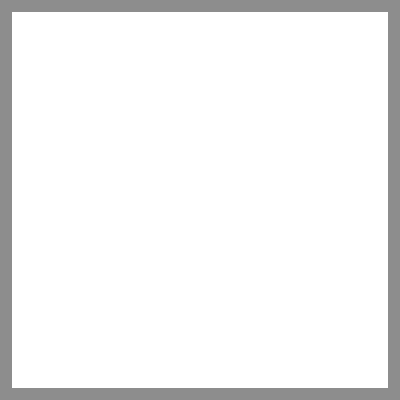
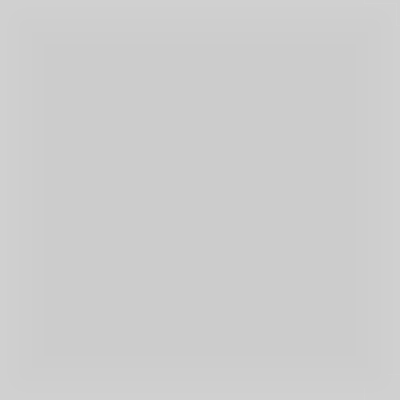
Before/after of a 400 × 400 layered artwork. What changed in the layer stack:
added layer "Layer 2" above "Layer 1" over [0, 0, 400, 400]
hid "Layer 1", painted on it over [0, 0, 400, 400]
painted on "Background" over [0, 0, 400, 400]
